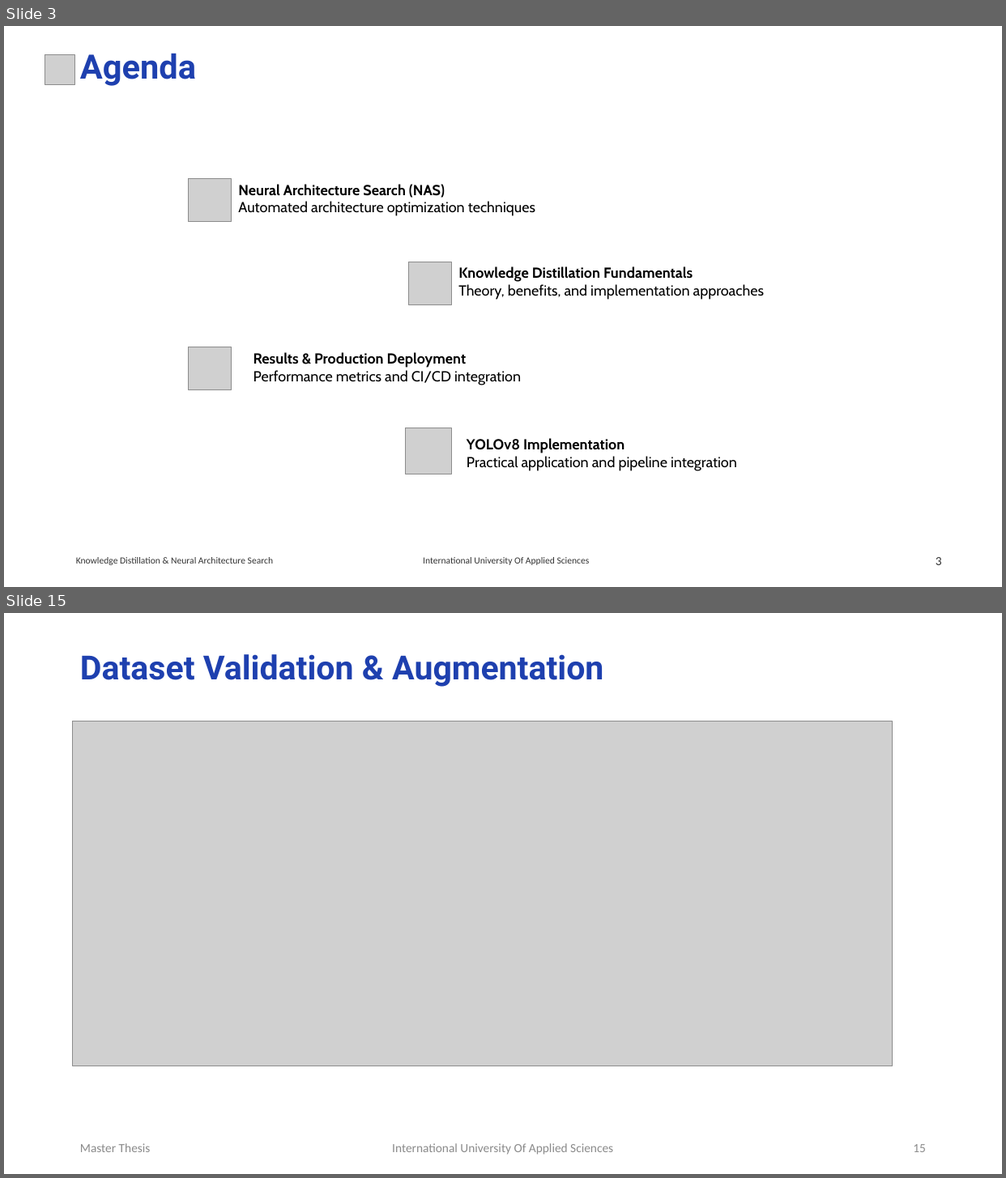
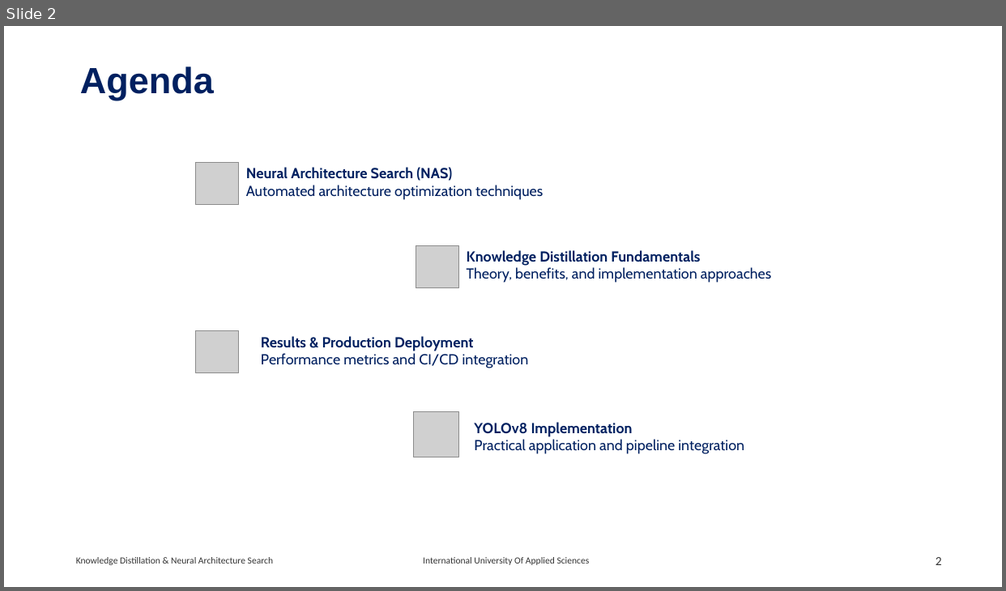
Before and after one commit to RajeshRamadas/yolov8-model-optimization, a slide deck: 01-Project-management/presentation/KnowledgeDistillation.pptx. Shown one above the other, each under a label of ours: slides 3 and 15 before the commit, slide 2 after it; the slides between them are not shown. The pictures are 1006x1178 and 1006x591 pixels, drawn with LibreOffice and Linux fonts; fonts in the diff are those of the drawing; grey boxes stand for pictures. Boxes give left, top, right and bottom in pixels: in the first picture for what was removed or moved away, otherwise in the second. Text is boxed around its words. In the diff, an @@ line names an element or a change of style, - is before the commit and + after.

```diff
--- a/01-Project-management/presentation/KnowledgeDistillation.pptx
+++ b/01-Project-management/presentation/KnowledgeDistillation.pptx
@@ slide 15 removed at bbox=[4, 613, 1002, 1174], background #FFFFFF @@
@@ title removed at bbox=[80, 654, 603, 687] @@
-Dataset Validation & Augmentation
@@ picture removed at bbox=[73, 722, 893, 1066] @@
@@ text removed at bbox=[80, 1144, 151, 1152] @@
-Master Thesis
@@ text removed at bbox=[392, 1144, 613, 1155] @@
-International University Of Applied Sciences
@@ page number removed at bbox=[913, 1144, 926, 1152] @@
-15
@@ what was slide 3 is now slide 2 @@
@@ slide 2 changed as well @@
@@ picture removed at bbox=[45, 55, 75, 85] @@
@@ text "Agenda" at bbox=[80, 66, 214, 101]: size 32.4 to 35.1 pt, font Roboto to Arial, text colour #1E40AF to #002060; line spacing 0.7 to 0.9 @@
@@ 4 texts, 4 pictures, 1 title: place and size @@
-4 texts, 4 pictures, 1 title at bbox=[188, 179, 764, 474]
+4 texts, 4 pictures, 1 title at bbox=[196, 162, 771, 457]
@@ text colour #000000 to #002060 in 4 elements at bbox=[474, 422, 744, 454], bbox=[467, 250, 771, 283], bbox=[246, 167, 543, 200], bbox=[261, 336, 529, 369] @@
@@ page number at bbox=[936, 557, 942, 565]: text changed @@
-3
+2
```
Also in this commit, not shown: 10 other slides changed, 5 slides added, 6 other slides removed.
